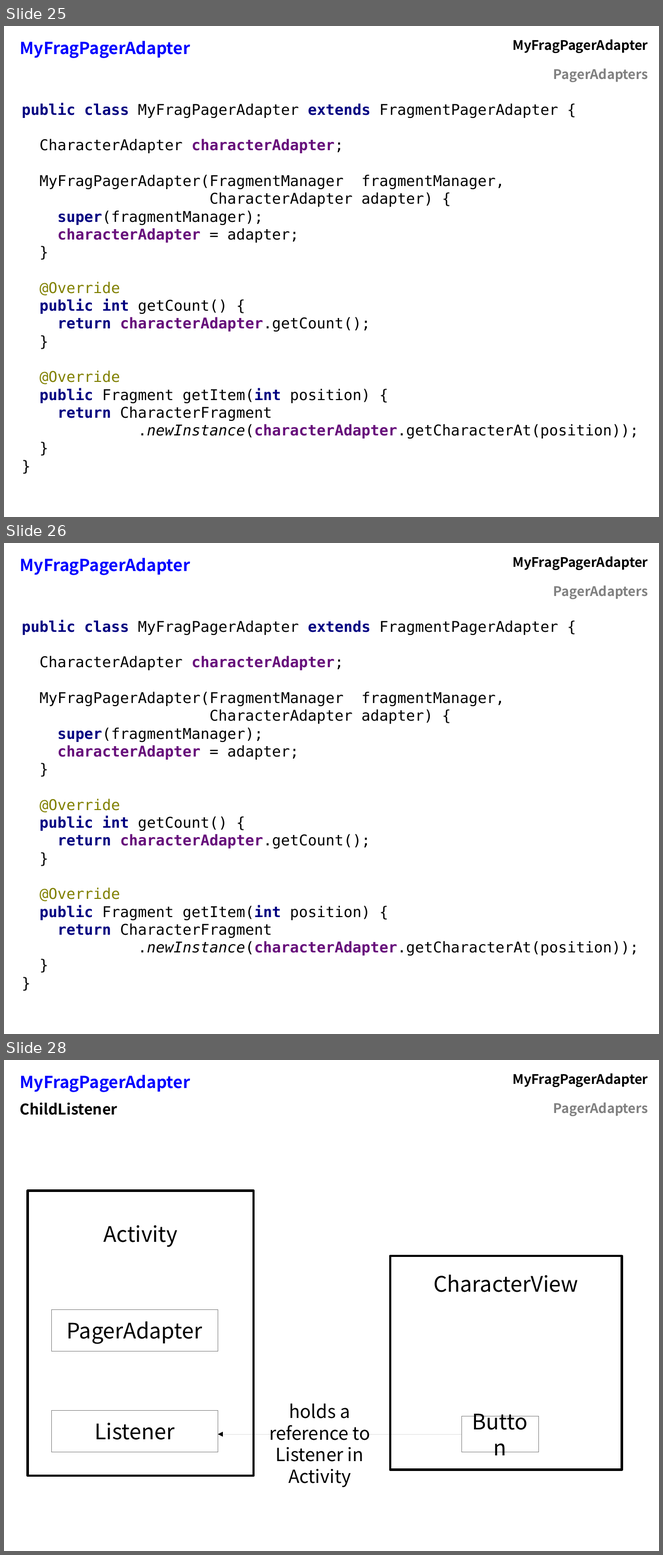
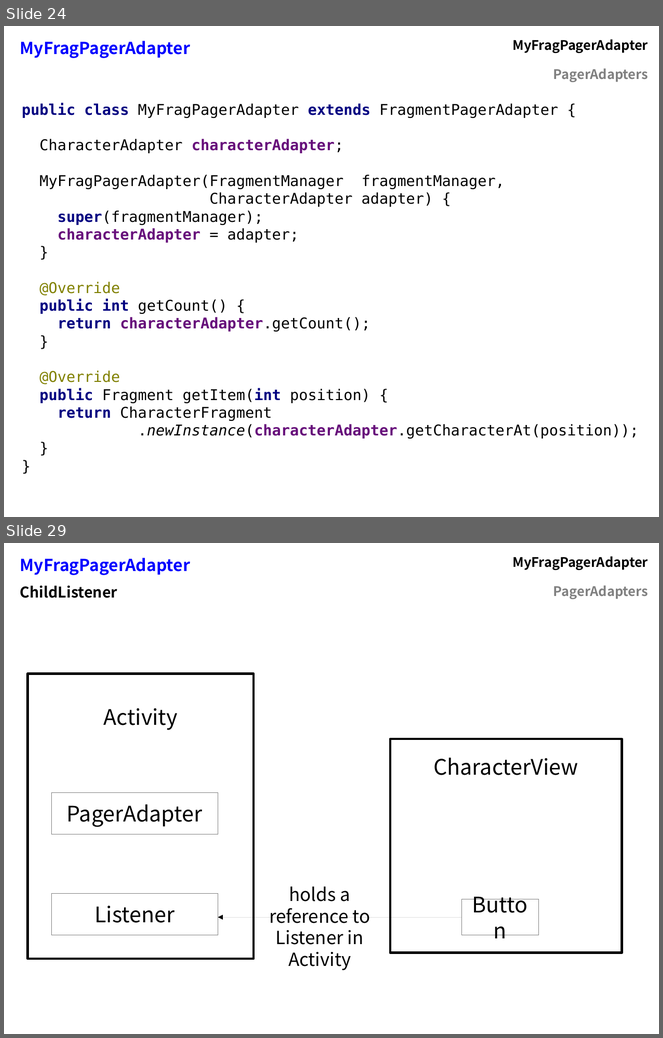
Before and after one commit to flocela/PagerAdaptersHandouts, a slide deck: PagerAdapterPresentation.odp. Shown one above the other, each under a label of ours: slides 25, 26 and 28 before the commit, slides 24 and 29 after it; the slides between them are not shown. The pictures are 663x1555 and 663x1038 pixels, drawn with LibreOffice and Linux fonts; fonts in the diff are those of the drawing. Boxes give left, top, right and bottom in pixels: in the first picture for what was removed or moved away, otherwise in the second. Text is boxed around its words. In the diff, an @@ line names an element or a change of style, - is before the commit and + after.

```diff
--- a/PagerAdapterPresentation.odp
+++ b/PagerAdapterPresentation.odp
@@ slide 26 removed at (4, 543, 659, 1034), background #FFFFFF @@
@@ table removed at (14, 549, 655, 601), 2 rows, 2 columns @@
-MyFragPagerAdapter | MyFragPagerAdapter
- | PagerAdapters
@@ text removed at (22, 620, 639, 956) @@
-public class MyFragPagerAdapter extends FragmentPagerAdapter {
-CharacterAdapter characterAdapter;
-MyFragPagerAdapter(FragmentManager fragmentManager,
-CharacterAdapter adapter) {
-super(fragmentManager);
-characterAdapter = adapter;
-}
-@Override
-public int getCount() {
-return characterAdapter.getCount();
-}
-@Override
-public Fragment getItem(int position) {
-return CharacterFragment
-.newInstance(characterAdapter.getCharacterAt(position));
-}
-}
@@ what was slide 25 is now slide 24 @@
@@ what was slide 28 is now slide 29 @@
```
Also in this commit, not shown: 11 slides changed, 6 slides added, 7 other slides removed, 3 other files.
